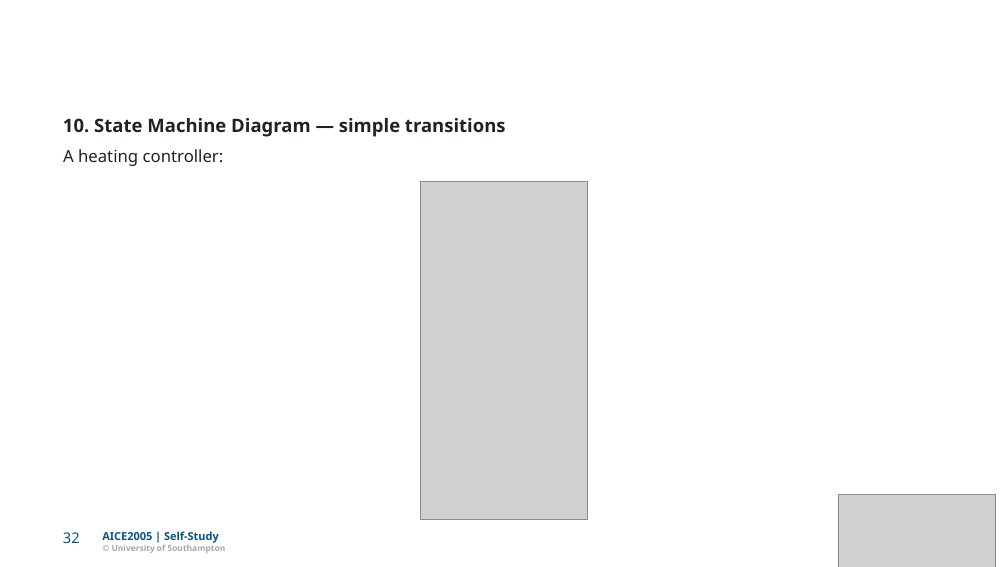
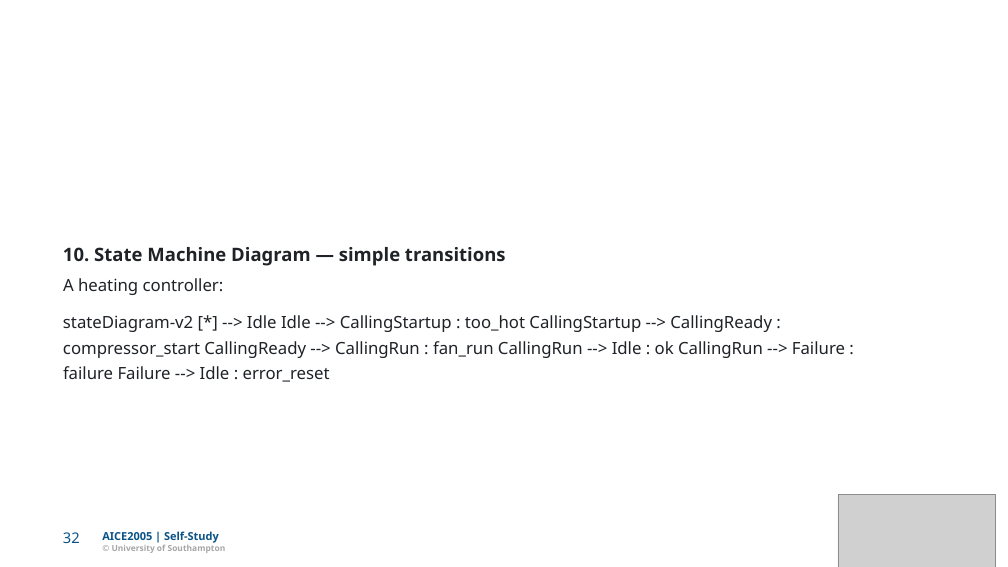
Before and after one commit to Dr-AlHashimy/Module_AICE2005_2627, a slide deck: slide 32 of html/COMP-_L7.1_lecture_self.pptx. Drawn at 1008x567 pixels with LibreOffice and Linux fonts; fonts in the diff are those of the drawing; grey boxes stand for pictures. Boxes give left, top, right and bottom in pixels: in the first picture for what was removed or moved away, otherwise in the second. Text is boxed around its words. In the diff, an @@ line names an element or a change of style, - is before the commit and + after.

```diff
--- a/html/COMP-_L7.1_lecture_self.pptx
+++ b/html/COMP-_L7.1_lecture_self.pptx
@@ picture removed at (x1=420, y1=181, x2=588, y2=520) @@
@@ text "10. State Machine Diagram — ..." moved from (x1=63, y1=118, x2=506, y2=137) to (x1=63, y1=247, x2=506, y2=266) @@
@@ text "A heating controller:" moved from (x1=63, y1=149, x2=224, y2=166) to (x1=63, y1=278, x2=224, y2=295) @@
@@ text added at (x1=63, y1=315, x2=772, y2=332), 16 pt, text #1F2328 @@
+stateDiagram-v2 [*] --> Idle Idle --> CallingStartup : too_hot CallingStartup --> CallingReady :
@@ text added at (x1=63, y1=341, x2=845, y2=358), 16 pt, text #1F2328 @@
+compressor_start CallingReady --> CallingRun : fan_run CallingRun --> Idle : ok CallingRun --> Failure :
@@ text added at (x1=63, y1=366, x2=330, y2=382), 16 pt, text #1F2328 @@
+failure Failure --> Idle : error_reset
```
Also in this commit, not shown: 14 other slides changed, 17 other files.
